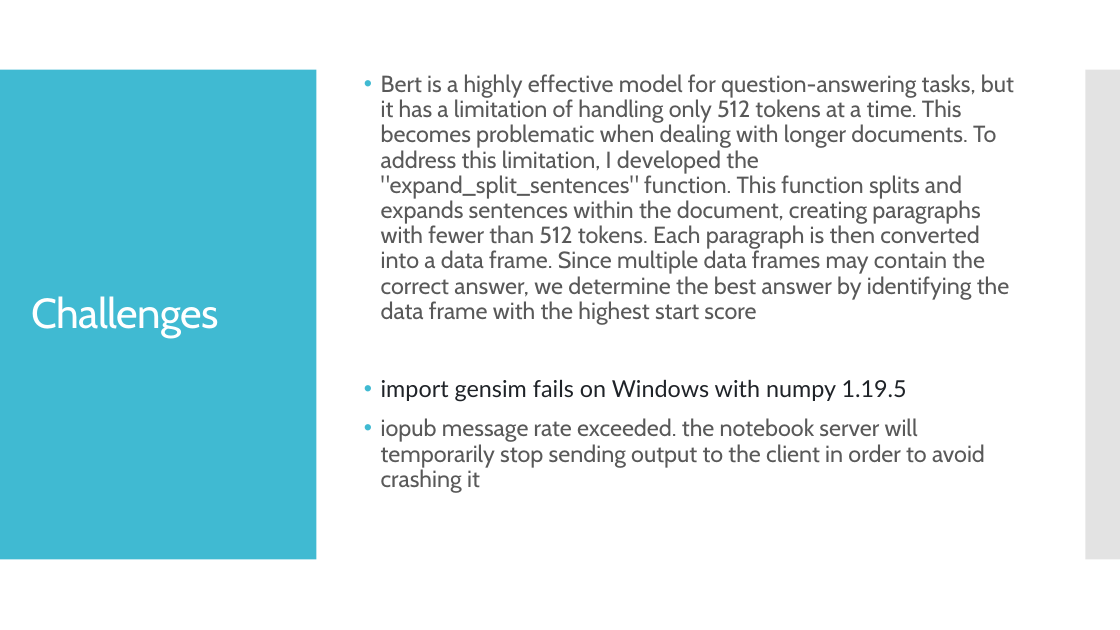
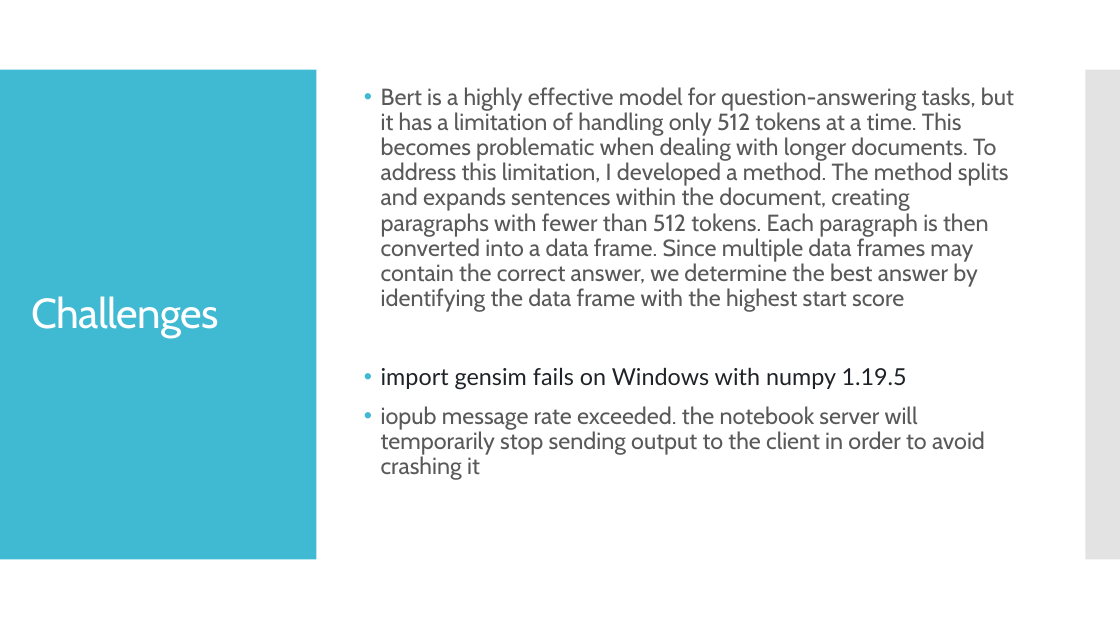
Before and after one commit to shutrive/Virtual-Assitant-Question-answering, a slide deck: slide 13 of Resonance Labs Shubhangi.pptx. Drawn at 1120x630 pixels with LibreOffice and Linux fonts; fonts in the diff are those of the drawing. Boxes give left, top, right and bottom in pixels: in the first picture for what was removed or moved away, otherwise in the second. Text is boxed around its words. In the diff, an @@ line names an element or a change of style, - is before the commit and + after.

```diff
--- a/Resonance Labs Shubhangi.pptx
+++ b/Resonance Labs Shubhangi.pptx
@@ text at <box>381,87,1014,312</box>: text changed @@
-• Bert is a highly effective model for question-answering tasks, but it has a limitation of handling only 512 tokens at a time. This becomes problematic when dealing with longer documents. To address this limitation, I developed the "expand_split_sentences" function. This function splits and expands sentences within the document, creating paragraphs with fewer than 512 tokens. Each paragraph is then converted into a data frame. Since multiple data frames may contain the correct answer, we determine the best answer by identifying the data frame with the highest start score
+• Bert is a highly effective model for question-answering tasks, but it has a limitation of handling only 512 tokens at a time. This becomes problematic when dealing with longer documents. To address this limitation, I developed a method. The method splits and expands sentences within the document, creating paragraphs with fewer than 512 tokens. Each paragraph is then converted into a data frame. Since multiple data frames may contain the correct answer, we determine the best answer by identifying the data frame with the highest start score
```
Also in this commit, not shown: 1 other slide changed.
